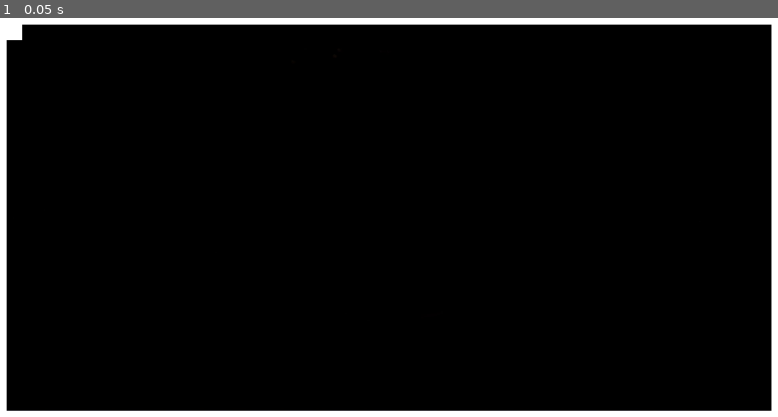
Above: before the commit, frame 1.
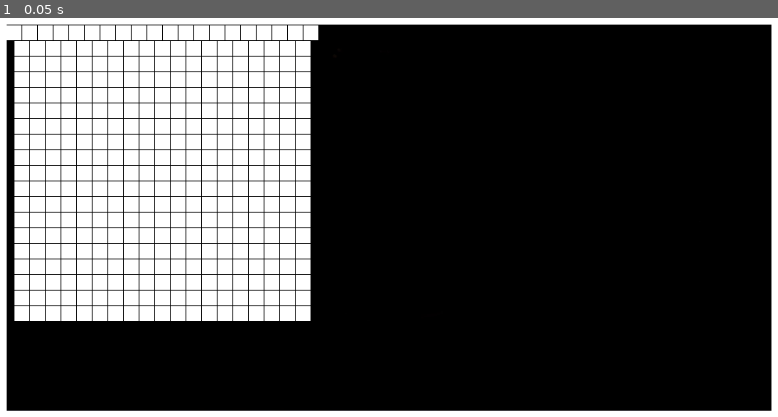
Above: after the commit, the same moment.

Repository: tartempion-sdr/chromino-V2
Game: Godot game, scene res://Node2D.tscn
The game is run twice, just before and just after one commit, with the same random seed, the same clock (stepped at 60 frames per second) and the same inputs.
Inputs:
- Up to frame 1 (0.05 s): no input

The runs differ from the first frame. In frame 1, 28% of the frame differs, in the area x 0-42%, y 1-76%.

Commit message:
plateau carre trait

Diff:
--- a/Node2D.gd
+++ b/Node2D.gd
@@ -5,18 +5,24 @@
 # var a = 2
 # var b = "text"
 var scene = load("res://Area2D.tscn")
+var y = 30
+var x = 30
 
 # Called when the node enters the scene tree for the first time.
 func _ready():
 		test()
 # warning-ignore:unused_variable
 func test():
-	for n in range(0, 19):
 
+	for i in range(0, 19):
+		for n in range(0, 19):
 
-		var instance_plateau = scene.instance()
-		add_child(instance_plateau)
-
+			x = x + 20
+			var instance_plateau = scene.instance()
+			instance_plateau.position = Vector2(x , y)
+			add_child(instance_plateau)
+		x = 20
+		y = y + 20
 	 # Replace with function body.
 
 
Binary file changed: assets/colors/carre-blanc.png
